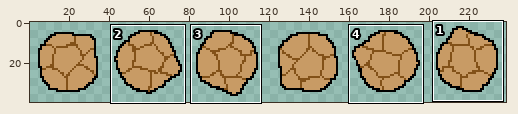
Edited in one commit: sprite sheet (src/assets/new_boulder_roll.png). Above: a wide view before the commit, with the close-up outlined.
Close-up. First the earlier version:
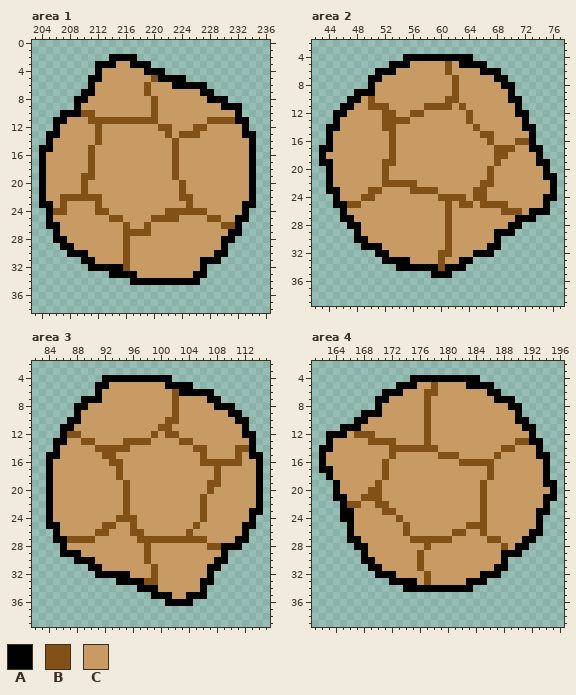
The file is 240x40 pixels. Shown: area 1: x 203..236, y 0..38; area 2: x 42..77, y 2..39; area 3: x 82..115, y 2..39; area 4: x 161..196, y 2..39. The wide view leaves out empty margins. The commit also changed other parts of the picture, which this record leaves out.
Palette (. is transparent): A #000000  B #825118  C #c89b65
Pixels before, area 1, first column x 204:
 2 ..........AAAA.................
 3 ........AAACCAAA...............
 4 ........ACCCCCCAAA.............
 5 .......AACCCCCCCBAAAA..........
 6 .......ACCCCCCCBCCCAAAAA.......
 7 ......AACCCCCCCBCCCCCCCAA......
 8 .....AACCCCCCCCCBCCCCCCCAAA....
 9 .....ACCCCCCCCCCBCCCCCCCCCAAA..
10 ...AAABBCCCCCCCCBCCCCCCCCCCCA..
11 ..AACCCBBBBBBBBBBCCCCCCCBBBBAA.
12 ..ACCCCCBCCCCCCCCBBCCCBBCCCCCA.
13 .AACCCCCBCCCCCCCCCBCBBBCCCCCCAA
14 .ACCCCCCBCCCCCCCCCCBCCCCCCCCCCA
15 AACCCCCBCCCCCCCCCCCBCCCCCCCCCCA
16 ACCCCCCBCCCCCCCCCCCBCCCCCCCCCCA
17 ACCCCCCBCCCCCCCCCCCBCCCCCCCCCCA
18 ACCCCCCBCCCCCCCCCCCBCCCCCCCCCCA
19 ACCCCCBBCCCCCCCCCCCBCCCCCCCCCCA
20 ACCCCCBCCCCCCCCCCCCCBCCCCCCCCCA
21 ACCCCCBCCCCCCCCCCCCCBCCCCCCCCCA
22 ACCBBBBBBCCCCCCCCCCCBBCCCCCCCCA
23 AACBCCCCBCCCCCCCCCCCCBCCCCCCCAA
24 .ABBCCCCBBCCCCCCCCBBBBBBCCCCCA.
25 .ACCCCCCCCBBCCCCBBBBCCCCBBCCAA.
26 .AACCCCCCCCCBCCBCCCCCCCCCCBBA..
27 ..ACCCCCCCCCBBBBCCCCCCCCCCCAA..
28 ..AACCCCCCCCBCCCCCCCCCCCCCAA...
29 ...AACCCCCCCBCCCCCCCCCCCCCA....
30 ....AAACCCCCBCCCCCCCCCCCCAA....
31 ......AACCCCBCCCCCCCCCCAAA.....
32 .......AAAAABCCCCCCCCCCA.......
33 ..........AAAACCCCCCCCAA.......
34 .............AAAAAAAAAA........
Pixels before, area 2, first column x 43:
 4 ............AAAAAAAAAA............
 5 ..........AAACCCCCBCAAAA..........
 6 ........AAACCCCCCCBCCCCAAA........
 7 .......AACCCCCCCCCCBCCCCCAA.......
 8 .......ACCCCCCCCCCCBCCCCCCAA......
 9 .....AAACCCCCCCCCCCBCCCCCCCA......
10 ....AACBCCCCCCCCCCBBCCCCCCCAA.....
11 ...AACCBBBCCCCCBBBBCBCCCCCCCA.....
12 ..AACCCCCBBCCBBCCCCCCBCCCCCCAA....
13 ..ACCCCCCBBBBCCCCCCCCBCCCCCCCA....
14 .AACCCCCCBBCCCCCCCCCCCBCCCCCCAA...
15 .ACCCCCCCCBCCCCCCCCCCCCBBCCCCCA...
16 .ACCCCCCCCBCCCCCCCCCCCCCBCCCBBA...
17 AACCCCCCCCBCCCCCCCCCCCCCCBBBCCAA..
18 ACCCCCCCCCBCCCCCCCCCCCCCCBBCCCCA..
19 AACCCCCCCBBCCCCCCCCCCCCCCBCCCCCAA.
20 .ACCCCCCCBCCCCCCCCCCCCCCBCCCCCCCA.
21 .ACCCCCCCBCCCCCCCCCCCCCCBCCCCCCCAA
22 .ACCCCCCCBBBBBCCCCCCCCCBBCCCCCCCCA
23 .AACCCCBBCCCCBBBBCCCCCBBCCCCCCCCCA
24 ..ACCCBBCCCCCCCCCBBBBCBBCCCCCCCCAA
25 ..AABBCCCCCCCCCCCCBCBBCBBBBCCCCCA.
26 ...ACCCCCCCCCCCCCCBCCCCCCCBBBCAAA.
27 ...AACCCCCCCCCCCCCBCCCCCCCCCAAA...
28 ....AACCCCCCCCCCCCBCCCCCCCCAA.....
29 .....ACCCCCCCCCCCCBCCCCCCAAA......
30 .....AACCCCCCCCCCCBCCCCCCA........
31 ......AAACCCCCCCCCBCCCCCAA........
32 ........AACCCCCCCBBCCCAAA.........
33 .........AAAACCCCBCCAA............
34 ...........AAAAAABAAA.............
35 ................AAA...............
Pixels before, area 3, first column x 84:
 4 ........AAAAAAAAAA.............
 5 .......AACCCCCCCCAAAA..........
 6 .......ACCCCCCCCCCBAAAAA.......
 7 .....AAACCCCCCCCCCBCCCCAA......
 8 ....AACCCCCCCCCCCCBCCCCCAAA....
 9 ....ACCCCCCCCCCCCCBCCCCCCCAA...
10 ...AACCCCCCCCCCCCBBCCCCCCCCAA..
11 ..AACCCCCCCCCCCCBBCCCCCCCCCCA..
12 ..ABBCCCCCCCCCCBCBBCCCCCCCCCAA.
13 .AACCBBCCCCBBBBCCCCBBCCCCCCCCA.
14 .ACCCCCBBBBBCCCCCCCCCBBCCCCBBA.
15 AACCCCCCBBCCCCCCCCCCCCBCCCCBCAA
16 ACCCCCCCCBBCCCCCCCCCCCBBBBBBCCA
17 ACCCCCCCCCBCCCCCCCCCCCCCBCCCCCA
18 ACCCCCCCCCBCCCCCCCCCCCCCBCCCCCA
19 ACCCCCCCCCCBCCCCCCCCCCCBBCCCCCA
20 ACCCCCCCCCCBCCCCCCCCCCCBCCCCCCA
21 ACCCCCCCCCCBCCCCCCCCCCBCCCCCCCA
22 ACCCCCCCCCCBCCCCCCCCCCBCCCCCCCA
23 ACCCCCCCCCCBCCCCCCCCCCBCCCCCCAA
24 ACCCCCCCCCBBBCCCCCCCCCBCCCCCCA.
25 AACCCCCCBBCCBCCCCCCCCBCCCCCCAA.
26 .ACCCCCBBCCCBBCCCCCCBCCCCCCCA..
27 .AABBBBCCCCCCBBBBBBBBBBCCCCAA..
28 ..ACCCCCCCCCCCBCCCCCCCCBBAAA...
29 ..AAACCCCCCCCCBCCCCCCCCCCA.....
30 ....AAACCCCCCCBCCCCCCCCCAA.....
31 ......AACCCCCCCBCCCCCCCAA......
32 .......AAAAACCCBCCCCCCCA.......
33 ..........AAAABBCCCCCCAA.......
34 .............AAACCCCCCA........
35 ...............AAACCAAA........
36 .................AAAA..........
Pixels before, area 4, first column x 162:
 4 .............AAAAAAAAAA...........
 5 ...........AAACCBCCCCAAAA.........
 6 .........AAACCCBBCCCCCCCAA........
 7 ........AACCCCCBCCCCCCCCCAAA......
 8 ........ACCCCCCBCCCCCCCCCCCAA.....
 9 ......AAACCCCCCBCCCCCCCCCCCCA.....
10 .....AACCCCCCCCBCCCCCCCCCCCCAA....
11 ...AAACCCCCCCCCBCCCCCCCCCCCCCAA...
12 .AAACBBBCCCCCCCBCCCCCCCCCCCCCCA...
13 .ACCCCCBBBBCCCCBCCCCCCCCCCCCBBAA..
14 AACCCCCCCCBBBBBBBCCCCCCCCCBBCCCA..
15 ACCCCCCCCCBCCCCCCBBBCCCCCBCCCCCAA.
16 ACCCCCCCCBCCCCCCCCCCBBBBBCCCCCCCA.
17 AACCCCCCCBCCCCCCCCCCCCCCBCCCCCCCA.
18 .ACCCCCCCBCCCCCCCCCCCCCCBCCCCCCCA.
19 ..ACCCCCBCCCCCCCCCCCCCCBCCCCCCCCAA
20 ..ACCCCBBCCCCCCCCCCCCCCBCCCCCCCCCA
21 ..AACCBBBCCCCCCCCCCCCCCBCCCCCCCCAA
22 ...ABBCCBBCCCCCCCCCCCCCBCCCCCCCCA.
23 ...AACCCCBBCCCCCCCCCCCCBCCCCCCCAA.
24 ...AACCCCCCBCCCCCCCCCCCBCCCCCCCA..
25 ....ACCCCCCCBCCCCCCCCBBBCCCCCCCA..
26 ....ACCCCCCCBCCCCCCBBCCBCCCCCCAA..
27 ....AACCCCCCCBBBBBBCCCCCBBCCCAA...
28 .....AACCCCCCCCBCCCCCCCCCCBCAA....
29 ......ACCCCCCCBCCCCCCCCCCCAAA.....
30 ......AACCCCCCBCCCCCCCCCCCA.......
31 .......AACCCCCBCCCCCCCCCCAA.......
32 ........AAACCCCBCCCCCCCAAA........
33 ..........AAAACBCCCCCAAA..........
34 ............AAAAAAAAAA............
Once edited:
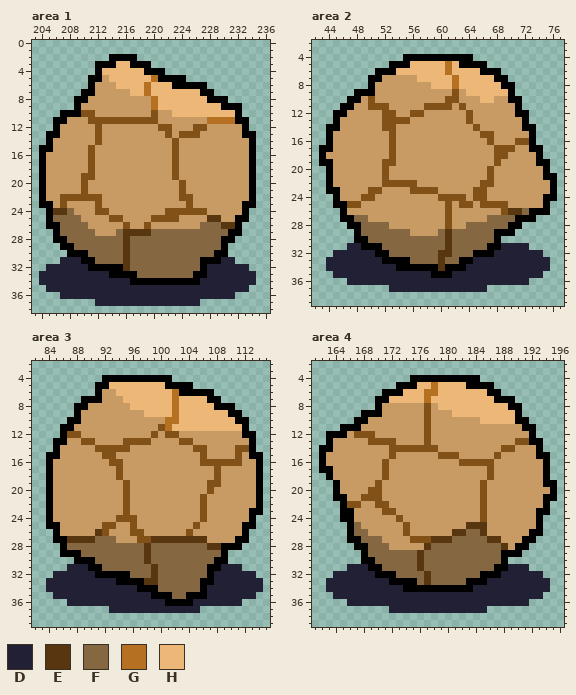
Colours new in this view: D #222034  E #573610  F #856742  G #b57021  H #edb877
Changes in this commit:
Changed rows in their new state; - is an unchanged pixel.
Area 1:
first column x 213:
 3 --HH---------------
 4 HHHHHH-------------
 5 -HHHHHHG-----------
 6 --HHHHGHHH---------
 7 ----HHGHHHHHHH-----
 8 -------GHHHHHHH----
 9 -------GHHHHHHHHH--
10 ----------HHHHHHHHH
11 ---------------GGGG
first column x 204:
24 --EEF--------------------------
25 --FFFF------------------EE-----
26 ---FFFF----------------FFFEE---
27 ---FFFFF---FEEEEFFFFFFFFFFF----
28 ----FFFFFFFFEFFFFFFFFFFFFF-----
29 -----FFFFFFFEFFFFFFFFFFFFF-----
30 -------FFFFFEFFFFFFFFFFFF------
31 ---DDD--FFFFEFFFFFFFFFF---DD---
32 -DDDDDD-----EFFFFFFFFFF-DDDDDD-
33 DDDDDDDDDD----FFFFFFFF--DDDDDDD
34 DDDDDDDDDDDDD----------DDDDDDDD
35 -DDDDDDDDDDDDDDDDDDDDDDDDDDDDD-
36 ---DDDDDDDDDDDDDDDDDDDDDDDDD---
37 --------DDDDDDDDDDDDDDD--------
Area 2:
first column x 54:
 5 --HHHHHGH-------
 6 HHHHHHHGHHHH----
 7 ---HHHHHGHHHHH--
 8 -----HHHGHHHHHH-
 9 ----------HHHHHH
10 ------------HH--
first column x 44:
26 --------------------------EEF---
27 ----FF-----------------FFFF-----
28 -----FFFF-----------FFFFFF------
29 -----FFFFFFF----FEFFFFFF--------
30 ------FFFFFFFFFFFEFFFFFF--------
31 ---DD---FFFFFFFFFEFFFFF--DDDD---
32 -DDDDDD--FFFFFFFEEFFF---DDDDDDD-
33 DDDDDDDD----FFFFEFF--DDDDDDDDDDD
34 DDDDDDDDDD------E---DDDDDDDDDDDD
35 -DDDDDDDDDDDDDD---DDDDDDDDDDDDD-
36 ---DDDDDDDDDDDDDDDDDDDDDDDDDD---
37 ---------DDDDDDDDDDDDDD---------
Area 3:
first column x 93:
 5 HHHHHHHH-----------
 6 -HHHHHHHHG---------
 7 --HHHHHHHGHHHH-----
 8 ---HHHHHHGHHHHH----
 9 -----HHHHGHHHHHHH--
10 --------GGHHHHHHHH-
11 --------GHHHHHHHHHH
first column x 84:
26 -------E-----------------------
27 ---EEEEFFF-----EEEEEEEE--------
28 ---FFFFFFFFFFFEFFFFFFFFEE------
29 -----FFFFFFFFFEFFFFFFFFFF------
30 -------FFFFFFFEFFFFFFFFF-------
31 ---DDD--FFFFFFFEFFFFFFF--DDD---
32 -DDDDDD-----FFFEFFFFFFF-DDDDDD-
33 DDDDDDDDDD----EEFFFFFF--DDDDDDD
34 DDDDDDDDDDDDD---FFFFFF-DDDDDDDD
35 -DDDDDDDDDDDDDD---FF---DDDDDDD-
36 ---DDDDDDDDDDDDDD----DDDDDDD---
37 ---------DDDDDDDDDDDDD---------
Area 4:
first column x 172:
 5 ----HHGHHHH-------
 6 --HHHGGHHHHHHH----
 7 HHHHHGHHHHHHHHH---
 8 -------HHHHHHHHHH-
 9 ---------HHHHHHHHH
10 -------------HHHHH
first column x 163:
25 ----F---------------EEE---------
26 ----FF------------EEFFE---------
27 -----FFF-------EEEFFFFFEE-------
28 ------FFF-----EFFFFFFFFFFE------
29 ------FFFFFFFEFFFFFFFFFFF-------
30 -------FFFFFFEFFFFFFFFFFF-------
31 ---DDD--FFFFFEFFFFFFFFFF--DDD---
32 -DDDDDD---FFFFEFFFFFFF---DDDDDD-
33 DDDDDDDDD----FEFFFFF---DDDDDDDDD
34 DDDDDDDDDDD----------DDDDDDDDDDD
35 -DDDDDDDDDDDDDDDDDDDDDDDDDDDDDD-
36 ---DDDDDDDDDDDDDDDDDDDDDDDDDD---
37 ---------DDDDDDDDDDDDDD---------
Pixel boxes of the changes (left, top, right, bottom) in both close-ups:
changed: (102, 61, 235, 124)
changed: (39, 208, 256, 306)
changed: (396, 61, 508, 103)
changed: (326, 208, 550, 292)
changed: (109, 382, 242, 431)
changed: (46, 529, 263, 613)
changed: (389, 382, 515, 424)
changed: (326, 522, 550, 613)
